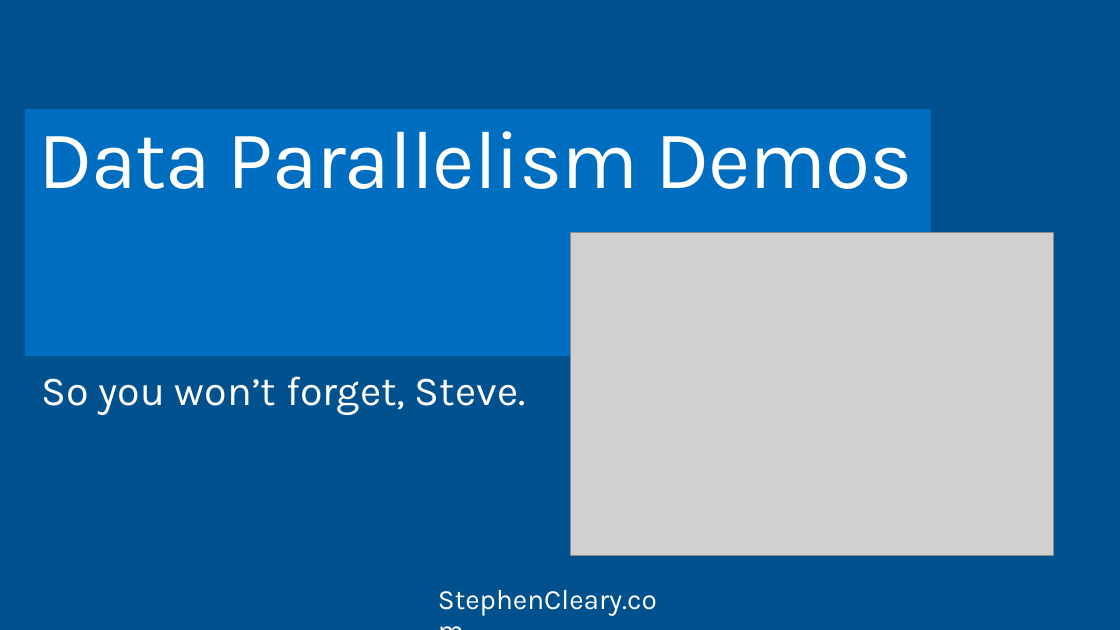
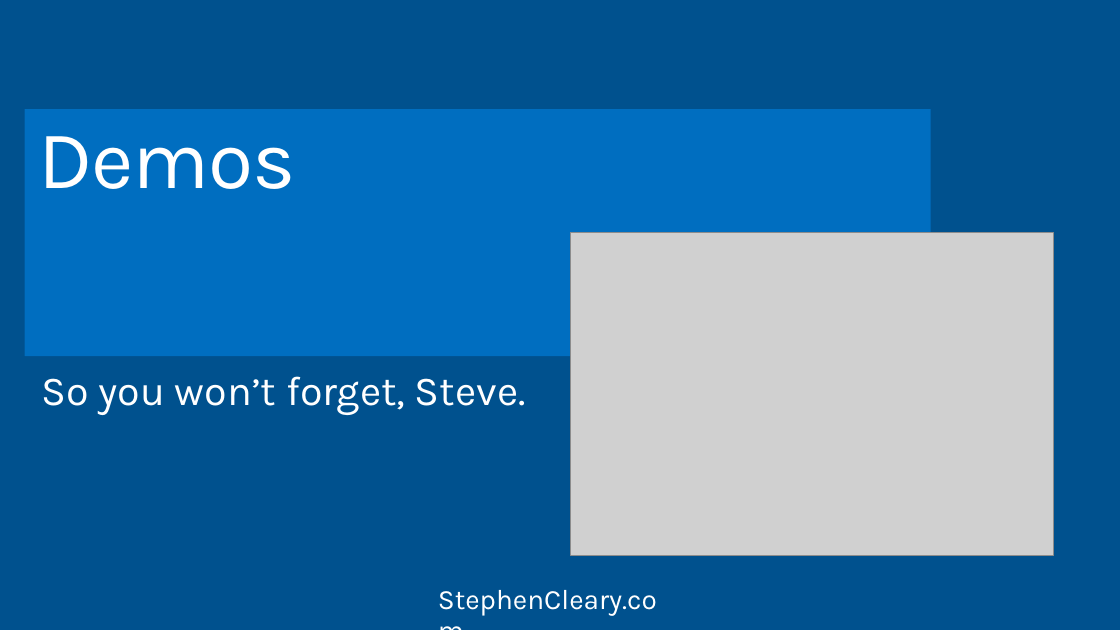
Before and after one commit to StephenCleary/Presentations, a slide deck: slide 32 of Asynchronous Parallel Reactive - HELP!/Asynchronous Parallel Reactive Help - 16.9.pptx (slide 12 before the commit). Drawn at 1120x630 pixels with LibreOffice and Linux fonts; fonts in the diff are those of the drawing; grey boxes stand for pictures. Boxes give left, top, right and bottom in pixels: in the first picture for what was removed or moved away, otherwise in the second. Text is boxed around its words. In the diff, an @@ line names an element or a change of style, - is before the commit and + after.

```diff
--- a/Asynchronous Parallel Reactive - HELP!/Asynchronous Parallel Reactive Help - 16.9.pptx
+++ b/Asynchronous Parallel Reactive - HELP!/Asynchronous Parallel Reactive Help - 16.9.pptx
@@ title at box(38, 136, 295, 189): text changed @@
-Data Parallelism Demos
+Demos
```
Also in this commit, not shown: 2 other slides changed, 1 slide added, 1 other file.
